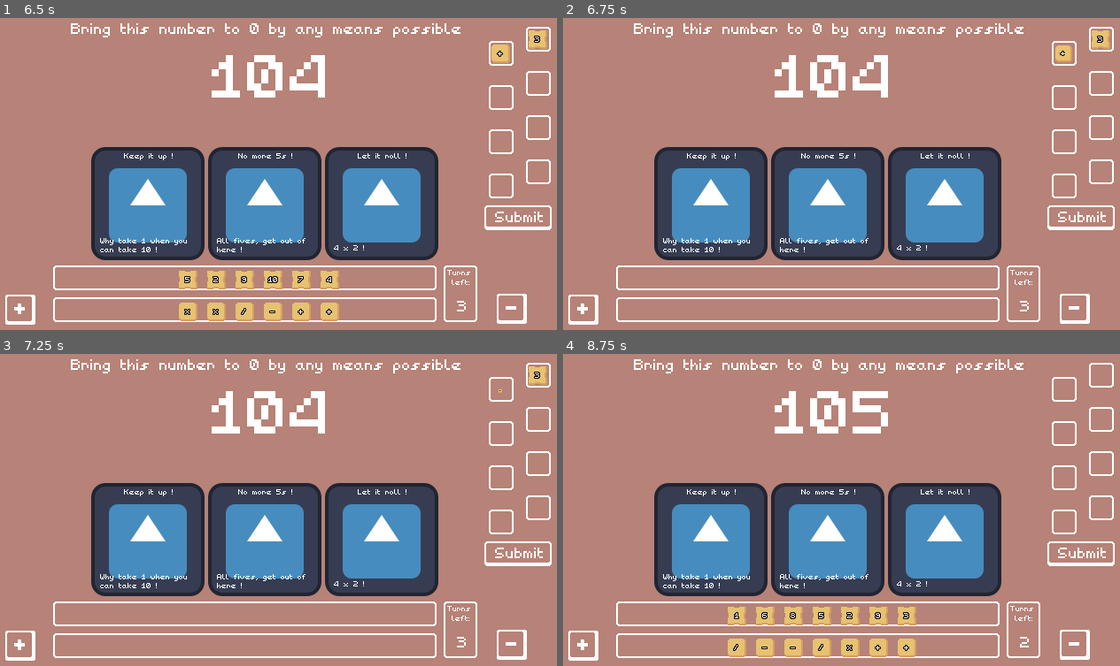
Above: before the commit, frames 1-4 (two rows, left to right).
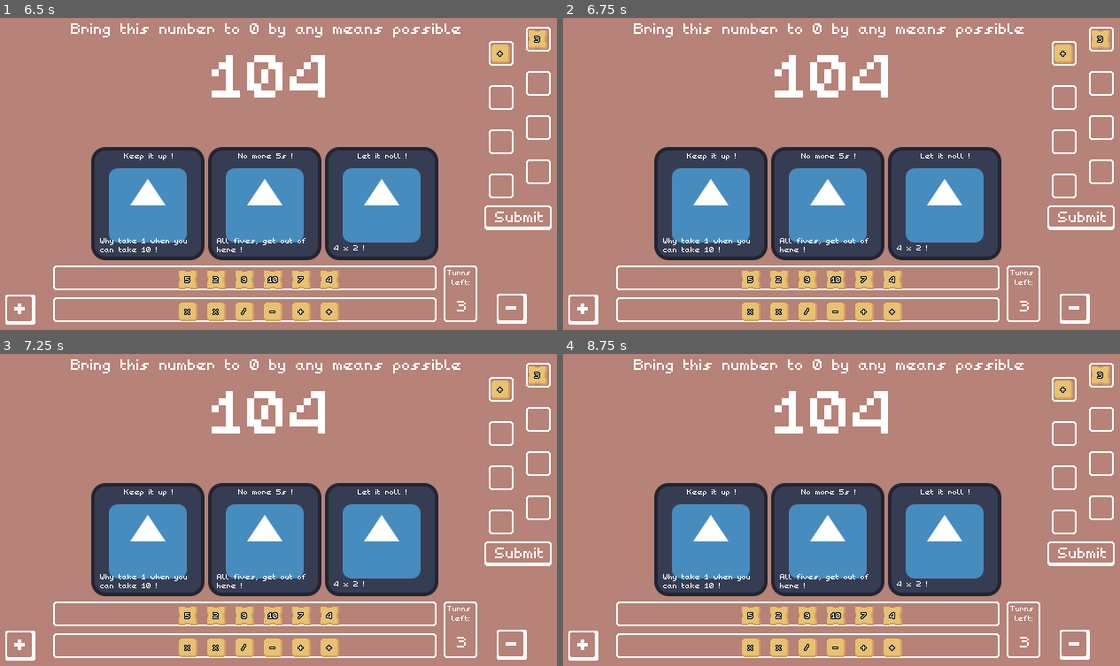
Above: after the commit, the same moments.

Repository: Hugo-Carbiener/GMTK-2026
Game: Godot game, scene res://assets/scenes/level.tscn
The game is run twice, just before and just after one commit, with the same random seed, the same clock (stepped at 60 frames per second) and the same inputs. The engine's default icon, where the game draws it, is replaced by a stand-in: a white triangle on a blue panel in a dark square.
Inputs (mouse positions are in pixels of both pictures, inside the frame that each line leads up to):
- Up to frame 1 (6.5 s): click (16, 308) at 0.5 s; click (161, 276) at 1.27 s; click (161, 308) at 2.02 s; click (518, 217) at 2.75 s; click (512, 308) at 3.5 s; click (16, 308) at 4.25 s; click (161, 276) at 5.02 s; click (161, 308) at 5.77 s
- Up to frame 2 (6.75 s): click (1081, 217) at 6.5 s
- Up to frame 3 (7.25 s): no input
- Up to frame 4 (8.75 s): click (1075, 644) at 7.25 s; click (579, 644) at 8 s

Frame 1 is identical in both runs. In frame 2, 2.3% of the frame differs, in the area x 32-92%, y 8-98%; in frame 3, 2.5%; in frame 4, 4.3%, in the area x 29-99%, y 3-98%.

Commit message:
Fix spamming submit button

Diff:
--- a/gmtk-2026/assets/scenes/level.tscn
+++ b/gmtk-2026/assets/scenes/level.tscn
@@ -273,7 +273,7 @@
 anchor_bottom = 1.0
 grow_horizontal = 2
 grow_vertical = 2
-color = Color(0, 0, 0, 0.80784315)
+color = Color(0, 0, 0, 0.972549)
 script = ExtResource("25_te4eo")
 title = NodePath("MarginContainer/VBoxContainer/Title")
 stats_container = NodePath("MarginContainer/VBoxContainer/Stats container")
@@ -309,7 +309,7 @@
 anchor_bottom = 1.0
 grow_horizontal = 2
 grow_vertical = 2
-color = Color(0, 0, 0, 0.80784315)
+color = Color(0, 0, 0, 0.972549)
 script = ExtResource("25_te4eo")
 title = NodePath("MarginContainer/VBoxContainer/Title")
 stats_container = NodePath("MarginContainer/VBoxContainer/Stats container")
--- a/gmtk-2026/assets/scripts/countdown/Executor.gd
+++ b/gmtk-2026/assets/scripts/countdown/Executor.gd
@@ -86,12 +86,14 @@
 	clear_empty_tile_couples();
 
 func execute():
+	is_submitting = true;
 	await clear_non_filled_tile_couples();
 	await CardFactory.instance.ExecuteCardSubmit(tile_couples); #Await is here cause we'll put some animations at some point for the cards
 	for tile_couple in tile_couples:
 		if tile_couple.is_empty(): return;
 
 		await tile_couple.execute();
+	is_submitting = false;
 
 func on_turn_end() -> bool:
 	if is_submitting: return false;
